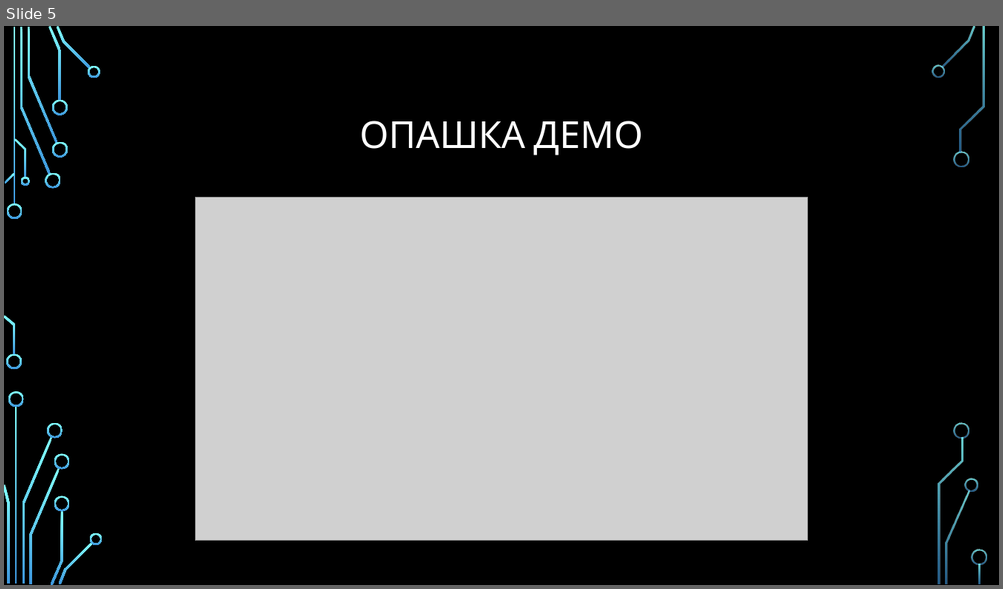
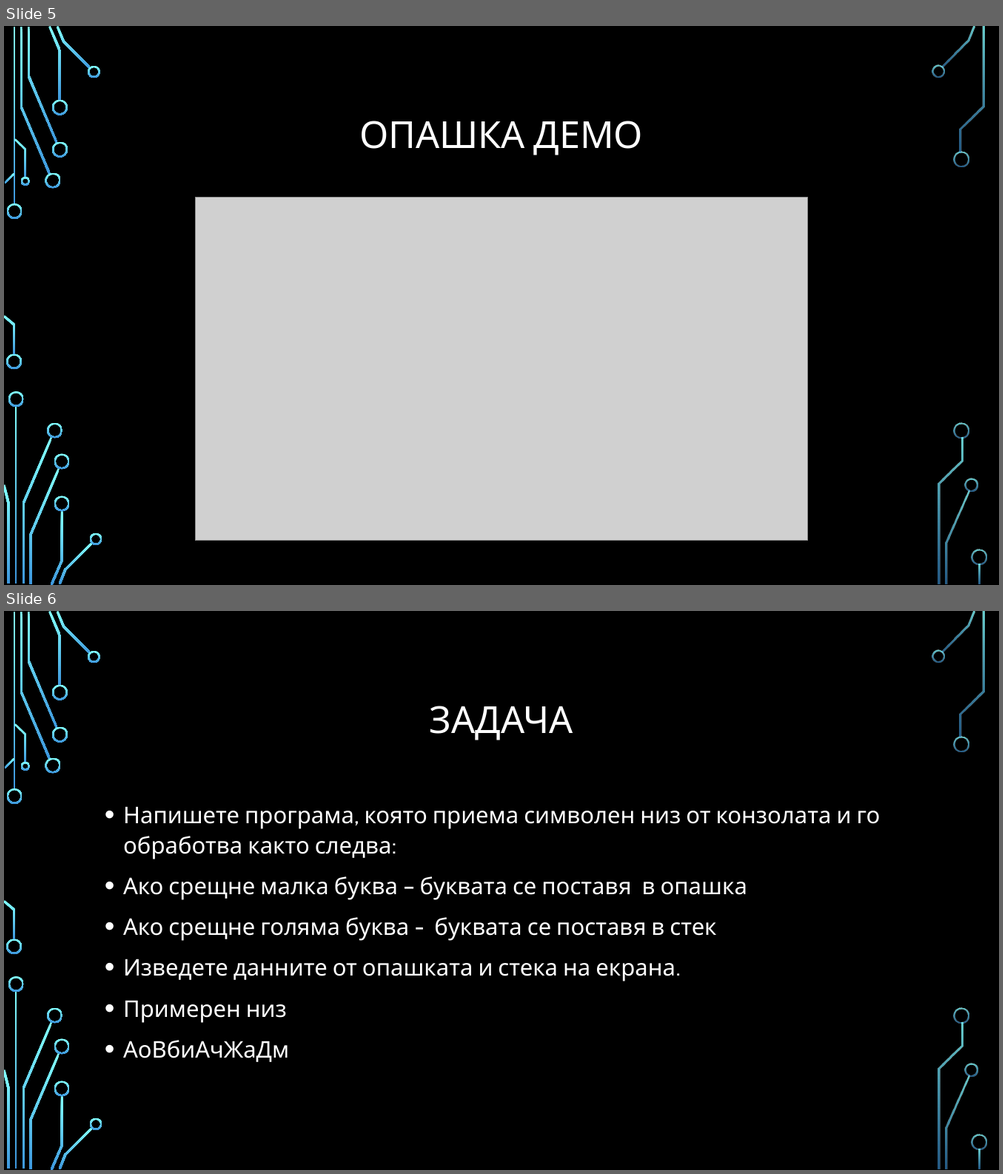
Before and after one commit to Bilyukov/java-course, a slide deck: 09.alorithms-and-data-structures.pptx. Shown one above the other, each under a label of ours: slide 5 before the commit, slides 5 and 6 after it. The pictures are 1003x589 and 1003x1174 pixels, drawn with LibreOffice and Linux fonts; fonts in the diff are those of the drawing; grey boxes stand for pictures; background and template pictures are left out. Boxes give left, top, right and bottom in pixels: in the first picture for what was removed or moved away, otherwise in the second. Text is boxed around its words. In the diff, an @@ line names an element or a change of style, - is before the commit and + after.

```diff
--- a/09.alorithms-and-data-structures.pptx
+++ b/09.alorithms-and-data-structures.pptx
@@ slide 6 added at (4, 611, 999, 1170), background picture (left out); not listed: 36 template elements that a slide beside it also shows @@
@@ title added at (430, 706, 573, 741), 36 pt, text #FFFFFF @@
+ЗАДАЧА
@@ text added at (123, 806, 880, 1062), 22.2 pt, text #FFFFFF @@
+• Напишете програма, която приема символен низ от конзолата и го обработва както следва:
+• Ако срещне малка буква – буквата се поставя в опашка
+• Ако срещне голяма буква - буквата се поставя в стек
+• Изведете данните от опашката и стека на екрана.
+• Примерен низ
+• АоВбиАчЖаДм
```
Also in this commit, not shown: 17 other slides added, 7 other files.
